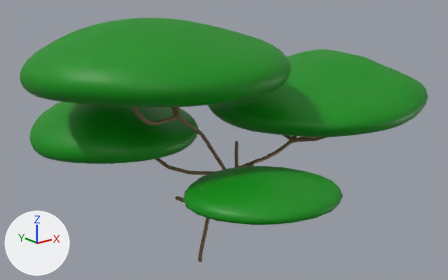
The Blender file data/Assets/Models/Vegetation/Tree 6.blend, before and after one commit.
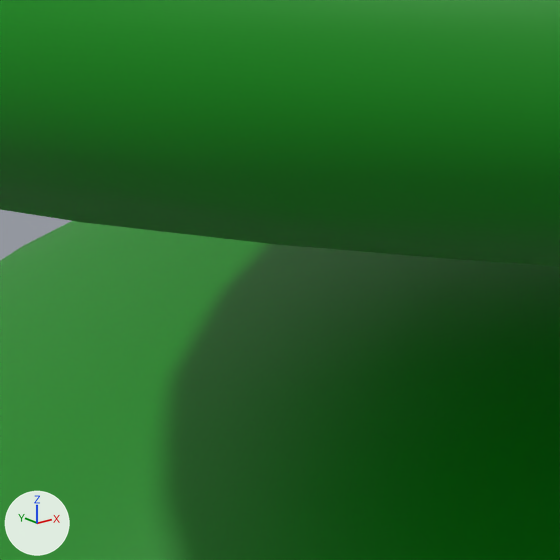
The first picture shows the older version from a 50 mm lens placed at (-100.8, -137.5, 90.7), pointed at (14.8, 7.0, 32.9). The close-ups show both versions on the part from 12% to 23% of the width and 30% to 47% of the height of that picture; other places that the commit changed are outside them. The lights are fixed; the arrows at lower left show +X, +Y and +Z.

Script lines for the objects in view, before the commit:
```python
me_icosphere_001 = bpy.data.meshes.new('Icosphere.001')
me_icosphere_001.from_pydata(...)  # 642 vertices, 1280 faces; spans x -14.8..14.9, y -14.2..15.6, z -1.4..5.0
me_icosphere_001.polygons.foreach_set('use_smooth', [True] * 1280)
me_icosphere_001.materials.append(mat_mat_leaves)  # green #008f0b
me_icosphere_003 = bpy.data.meshes.new('Icosphere.003')
me_icosphere_003.from_pydata(...)  # 642 vertices, 1280 faces; spans x -14.8..14.9, y -14.2..15.6, z -1.4..4.4
me_icosphere_003.polygons.foreach_set('use_smooth', [True] * 1280)
me_icosphere_003.materials.append(mat_mat_leaves)  # green #008f0b
ob_icosphere_001 = bpy.data.objects.new('Icosphere.001', me_icosphere_001)
ob_icosphere_001.location = (-11.33, 27.24, 34.2)
ob_icosphere_001.scale = (1.73, 1.73, 2.83)
ob_icosphere_003 = bpy.data.objects.new('Icosphere.003', me_icosphere_003)
ob_icosphere_003.location = (-12.67, 0.12, 57.3)
ob_icosphere_003.rotation_euler = (0.0, 0.0, -0.485)  # degrees (0, 0, -28)
ob_icosphere_003.scale = (2.4, 1.94, 3.54)
```
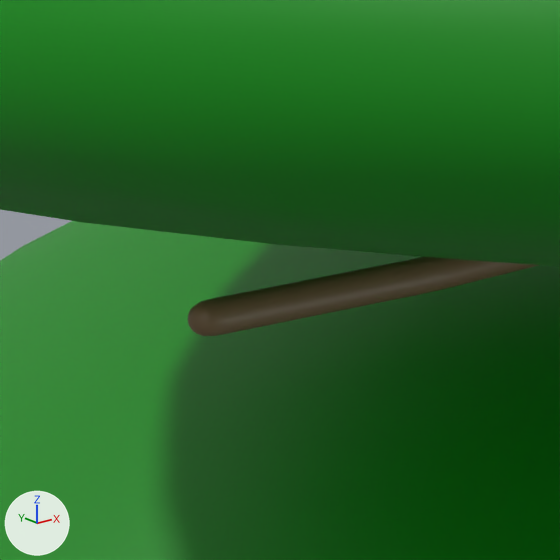
What differs and where, as boxes [x1, y1, x2, y2] in the close-ups (560 x 560 px):
'Vert.005', added (brown)
    after: [188, 257, 539, 336]

Edits to the bpy script that builds the scene:
```text
Add me_vert_005:
    me_vert_005.from_pydata(...)  # 46 vertices, 0 faces, 45 loose edges; spans x -18.4..10.8, y -12.7..19.4, z 0.0..2.6
    me_vert_005.materials.append(mat_mat_trunk)  # brown #7f6849
Add ob_vert_005:
    ob_vert_005 = bpy.data.objects.new('Vert.005', me_vert_005)
    ob_vert_005.location = (-6.35, -5.64, 52.32)
    ob_vert_005.rotation_euler = (0.0, 0.0, 0.249)  # degrees (0, 0, 14)
    ob_vert_005.scale = (1.66, 1.66, 1.66)
    _m = ob_vert_005.modifiers.new('Skin', 'SKIN')
    _m.use_smooth_shade = True
    _m = ob_vert_005.modifiers.new('Subdivision', 'SUBSURF')
```
